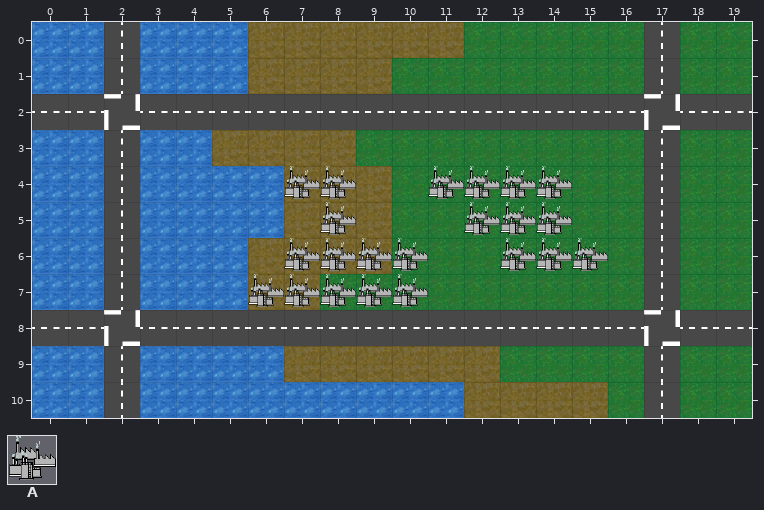
One commit to this Tiled map: static/assets/level.tmx. The first picture shows the starting point.
Cells are 64x64 px. Shown: x 0..19, y 0..10.
Key: from "spritesheet": A 62.
_ is an empty cell.
Layers that did not change in this view are not listed.
Layer "Buildings" before, first column x 0:
 0 ____________________
 1 ____________________
 2 ____________________
 3 ____________________
 4 _______AA__AAAA_____
 5 ________A___AAA_____
 6 _______AAAA__AAA____
 7 ______AAAAA_________
 8 ____________________
 9 ____________________
10 ____________________
After:
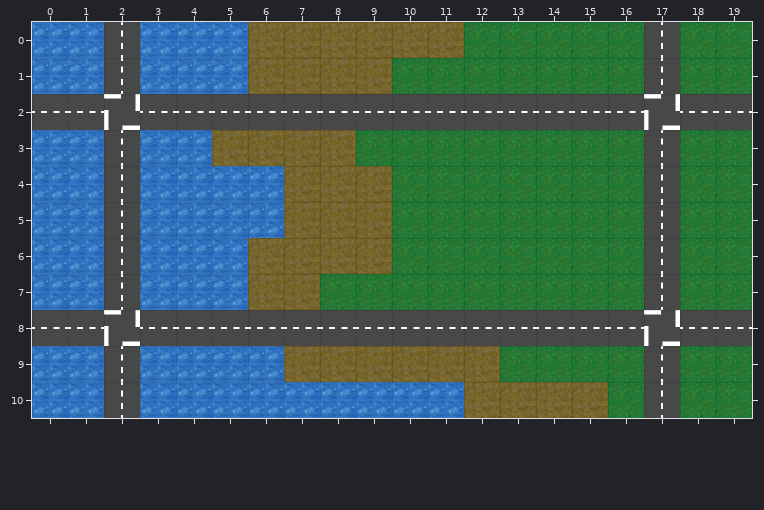
Author's note on the commit: Added a building create impact
Changes in this commit:
{"where": "layer \"Buildings\""}
{"y":4,"x":7,"old":"AA","new":"__"}
{"y":4,"x":11,"old":"AAAA","new":"____"}
{"y":5,"x":8,"old":"A","new":"_"}
{"y":5,"x":12,"old":"AAA","new":"___"}
{"y":6,"x":7,"old":"AAAA","new":"____"}
{"y":6,"x":13,"old":"AAA","new":"___"}
{"y":7,"x":6,"old":"AAAAA","new":"_____"}
{"label":"removed","picture_box":[248,166,428,307]}
{"label":"removed","picture_box":[428,166,608,271]}
